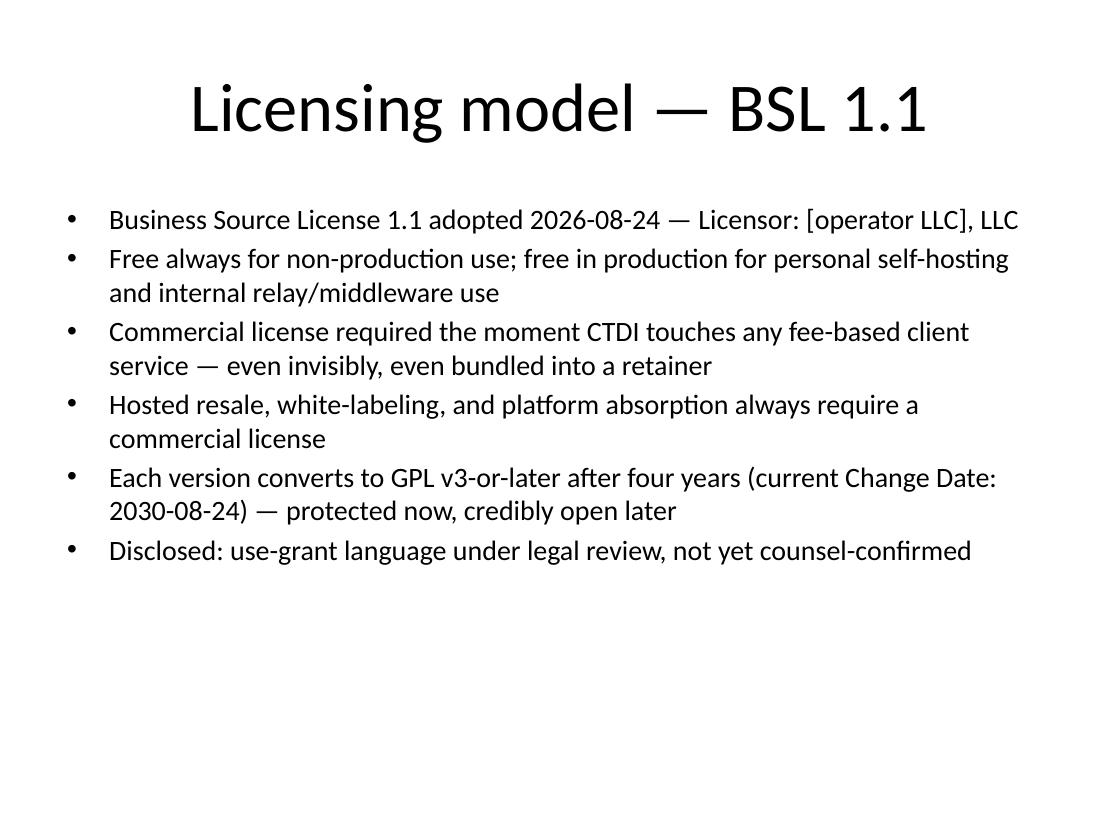
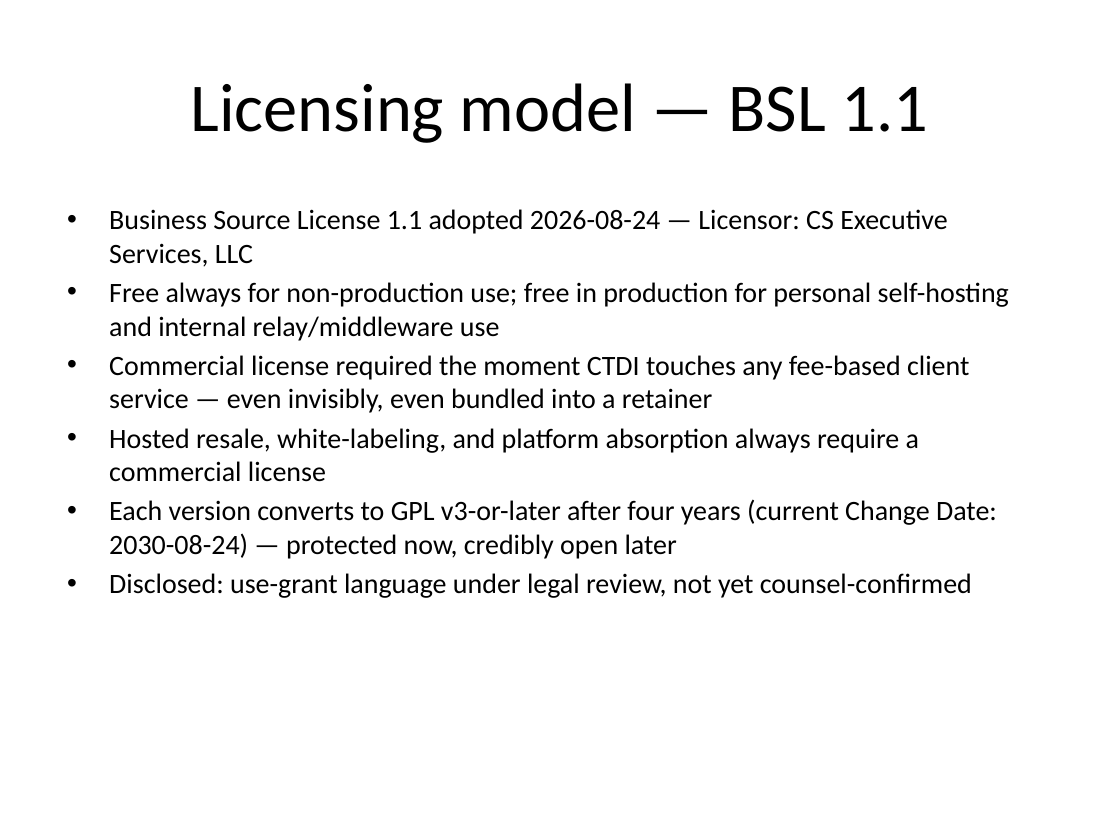
Before and after one commit to CorporateTravelDC/ctdi-dispatch, a slide deck: slide 10 of docs/investor-materials/v1.5/platform-generic/CTDI-pitch-deck-platform.pptx. Drawn at 1120x840 pixels with LibreOffice and Linux fonts; fonts in the diff are those of the drawing. Boxes give left, top, right and bottom in pixels: in the first picture for what was removed or moved away, otherwise in the second. Text is boxed around its words. In the diff, an @@ line names an element or a change of style, - is before the commit and + after.

```diff
--- a/docs/investor-materials/v1.5/platform-generic/CTDI-pitch-deck-platform.pptx
+++ b/docs/investor-materials/v1.5/platform-generic/CTDI-pitch-deck-platform.pptx
@@ text at box(109, 209, 947, 267): text changed @@
-• Business Source License 1.1 adopted 2026-08-24 — Licensor: [operator LLC], LLC
+• Business Source License 1.1 adopted 2026-08-24 — Licensor: CS Executive Services, LLC
```
Also in this commit, not shown: 1 other slide changed, 53 other files.
